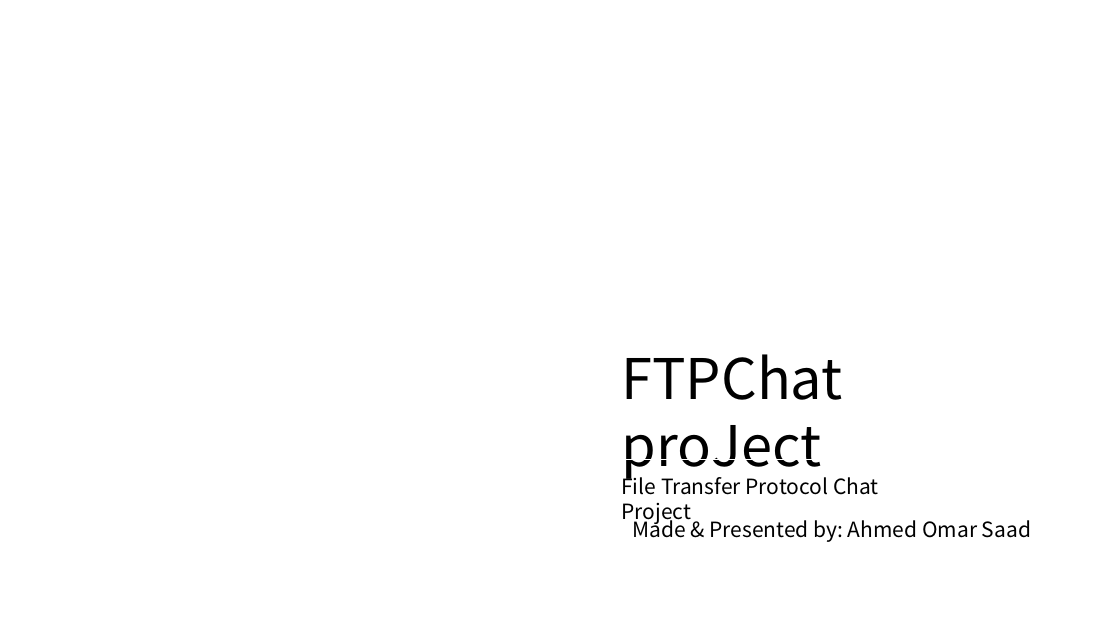
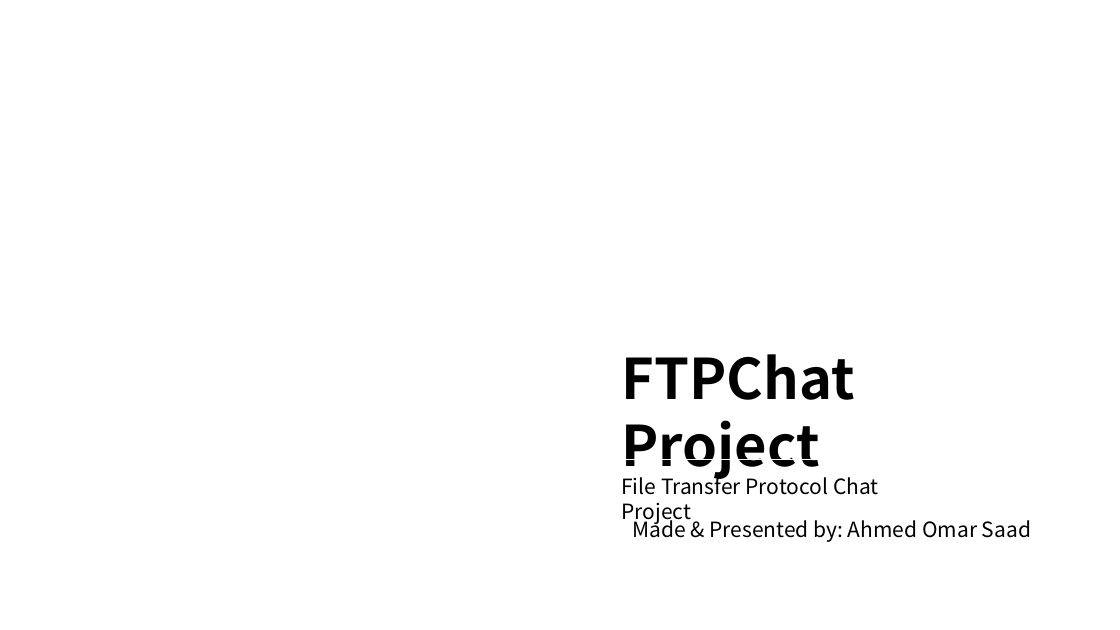
Before and after one commit to ahmedomar2014/FTPChat, a slide deck: slide 1 of Documentation/ISEF/FTPChat.pptx. Drawn at 1120x630 pixels with LibreOffice and Linux fonts; fonts in the diff are those of the drawing; background and template pictures are left out. Boxes give left, top, right and bottom in pixels: in the first picture for what was removed or moved away, otherwise in the second. Text is boxed around its words. In the diff, an @@ line names an element or a change of style, - is before the commit and + after.

```diff
--- a/Documentation/ISEF/FTPChat.pptx
+++ b/Documentation/ISEF/FTPChat.pptx
@@ text at (621, 354, 854, 481): text changed; bold on @@
-FTPChat proJect
+FTPChat Project
```
Also in this commit, not shown: 1 other slide changed, 1 slide added, 15 other files.
